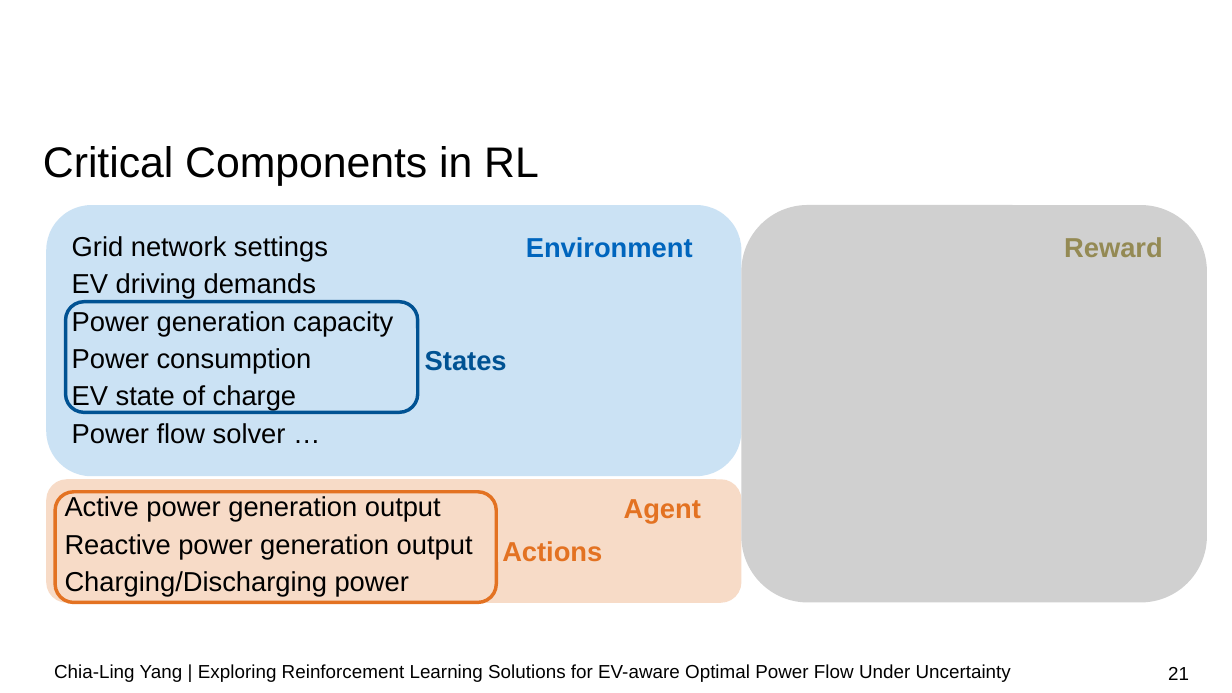
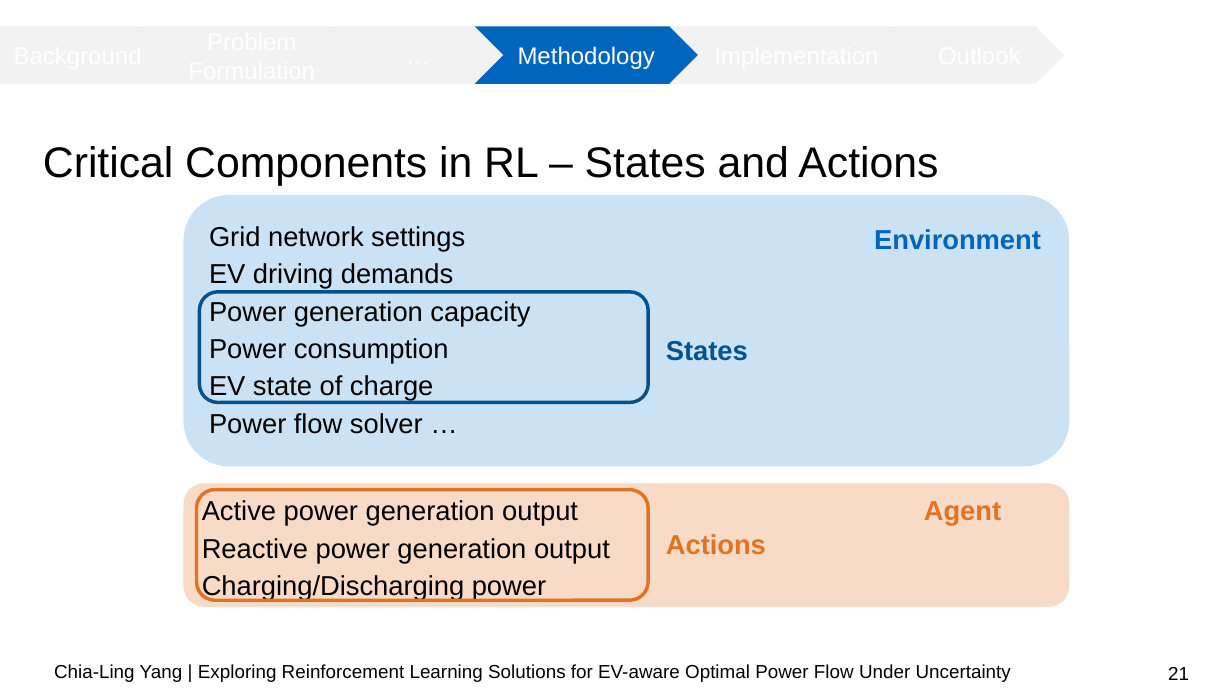
Before and after one commit to chialingyang7718/RL_OPF_EVaware, a slide deck: slide 21 of Mid-term Presentation.pptx. Drawn at 1232x693 pixels with LibreOffice and Linux fonts; fonts in the diff are those of the drawing; grey boxes stand for pictures; background and template pictures are left out. Boxes give left, top, right and bottom in pixels: in the first picture for what was removed or moved away, otherwise in the second. Text is boxed around its words. In the diff, an @@ line names an element or a change of style, - is before the commit and + after.

```diff
--- a/Mid-term Presentation.pptx
+++ b/Mid-term Presentation.pptx
@@ chevron added at [334,26,504,84], fill #F2F2F2, 14 pt, text #FFFFFF @@
+…
@@ chevron added at [474,27,700,85], fill #0065BD, 14 pt, text #FFFFFF @@
+Methodology
@@ chevron added at [669,26,924,84], fill #F2F2F2, 14 pt, text #FFFFFF @@
+Implementation
@@ title at [43,146,938,185]: text changed @@
-Critical Components in RL
+Critical Components in RL – States and Actions
@@ rounded rectangle "Grid network settings": place and size @@
-rounded rectangle "Grid network settings" at [47,205,742,476]
+rounded rectangle "Grid network settings" at [184,195,1069,466]
@@ picture removed at [742,205,1207,602] @@
@@ text "Environment": place and size @@
-text "Environment" at [526,237,693,258]
+text "Environment" at [874,229,1041,250]
@@ text removed at [1064,237,1163,257] @@
-Reward
@@ rounded rectangle: place and size @@
-rounded rectangle at [65,302,418,413]
+rounded rectangle at [200,292,648,403]
@@ text "States": place and size @@
-text "States" at [425,351,507,371]
+text "States" at [666,341,748,361]
@@ rounded rectangle "Active power generation output": place and size @@
-rounded rectangle "Active power generation output" at [47,479,742,602]
+rounded rectangle "Active power generation output" at [184,483,1069,606]
@@ rounded rectangle: place and size @@
-rounded rectangle at [55,492,496,602]
+rounded rectangle at [197,489,649,600]
@@ text "Agent": place and size @@
-text "Agent" at [624,499,701,524]
+text "Agent" at [924,501,1001,525]
@@ text "Actions": place and size @@
-text "Actions" at [502,541,602,562]
+text "Actions" at [666,534,766,555]
```
Also in this commit, not shown: 17 other slides changed, 2 slides added, 1 slide removed.
